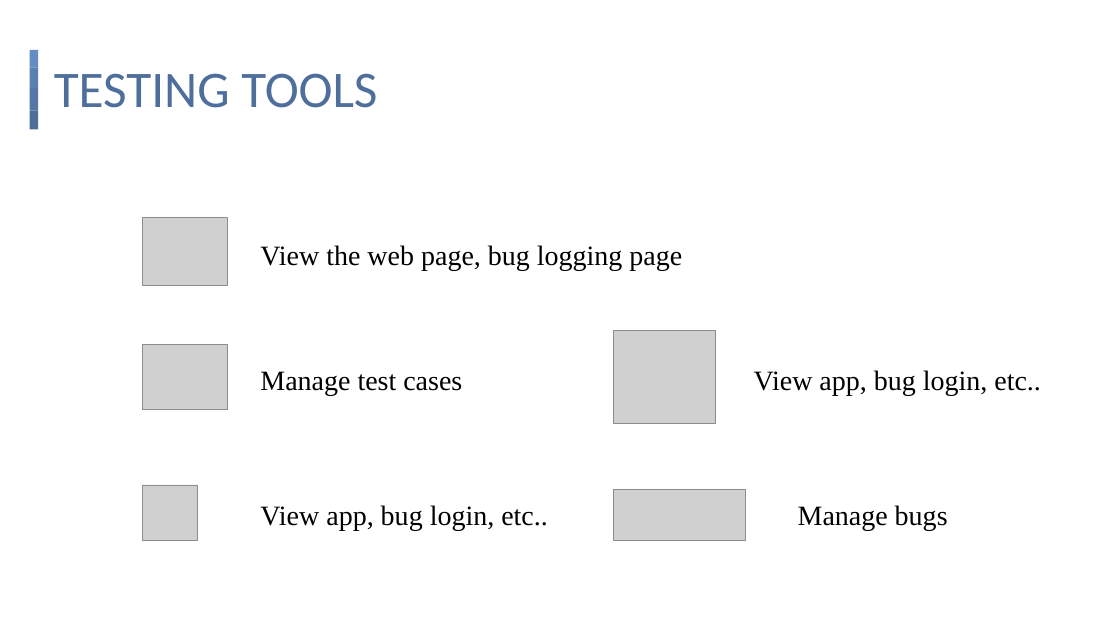
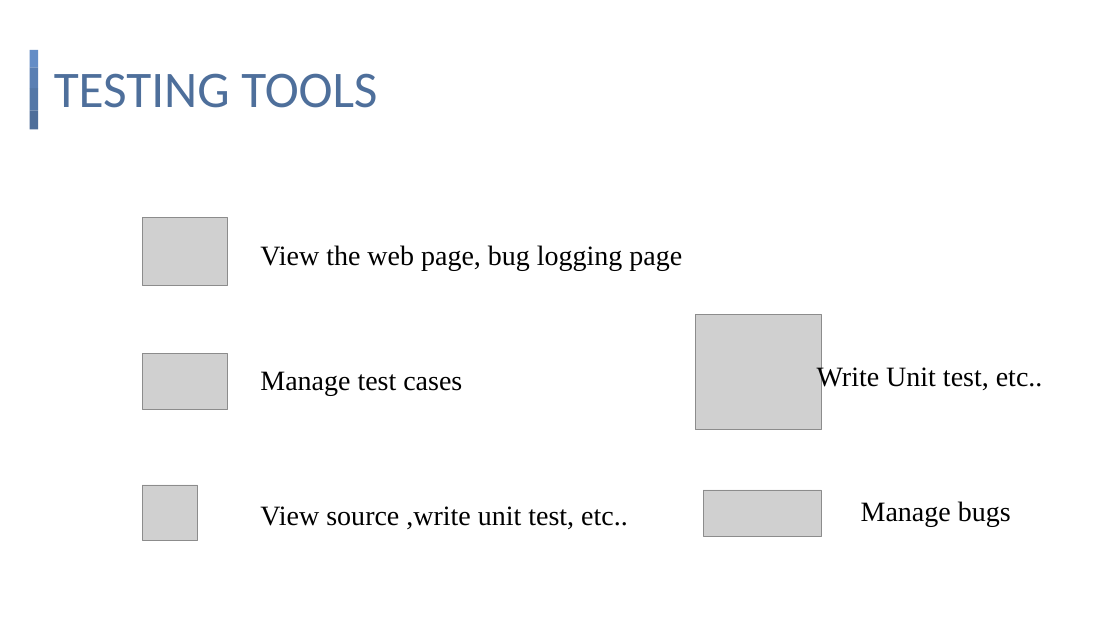
Before and after one commit to ducken1412/CapstoneProjectManagement, a slide deck: slide 33 of FPTU CAPSTONE PROJECT MANAGEMENT.pptx (slide 34 before the commit). Drawn at 1120x630 pixels with LibreOffice and Linux fonts; fonts in the diff are those of the drawing; grey boxes stand for pictures. Boxes give left, top, right and bottom in pixels: in the first picture for what was removed or moved away, otherwise in the second. Text is boxed around its words. In the diff, an @@ line names an element or a change of style, - is before the commit and + after.

```diff
--- a/FPTU CAPSTONE PROJECT MANAGEMENT.pptx
+++ b/FPTU CAPSTONE PROJECT MANAGEMENT.pptx
@@ picture: place and size @@
-picture at (614, 330, 716, 423)
+picture at (695, 314, 821, 430)
@@ picture: place and size @@
-picture at (142, 344, 227, 410)
+picture at (142, 354, 227, 410)
@@ text at (817, 364, 1043, 391): text changed @@
-View app, bug login, etc..
+Write Unit test, etc..
@@ text at (260, 506, 628, 529): text changed @@
-View app, bug login, etc..
+View source ,write unit test, etc..
@@ picture: place and size @@
-picture at (614, 489, 746, 540)
+picture at (703, 490, 822, 536)
@@ text "Manage bugs": place and size @@
-text "Manage bugs" at (798, 505, 948, 531)
+text "Manage bugs" at (861, 501, 1011, 527)
```
Also in this commit, not shown: 4 other slides changed, 2 slides removed, 4 other files.
